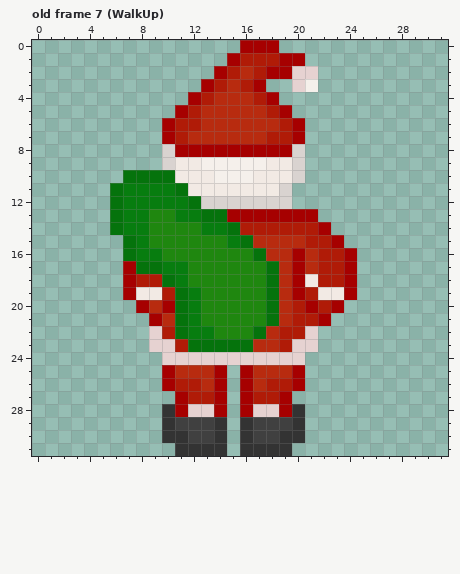
Two states of a pixel-art file, Player/PlayerSprite/sneaky_walk.aseprite. Above: the version before the commit.
32x32 pixels, 24 frames. Colours within 5 levels of each other are drawn and written as one. Shown: old frame 7 (WalkUp). The commit also changed other frames, which this record leaves out.
After the commit:
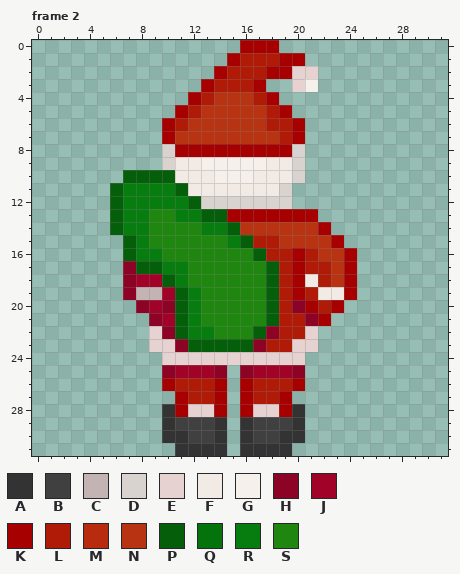
Palette (. is transparent): A #333333  B #404040  C #c4b3b3  D #d9d3d0  E #e6d2d1  F #f2eae4  G #f5f0eb  H #8c0325  J #a10328  K #a60000  L #b01b07  M #b82b0f  N #b83312  P #055e09  Q #05730c  R #077d0f  S #1f870f
A new or re-ordered frame is compared with the old frame closest to it.
The commit says: santa animation implemented cleaned santa walk animations
Edits made:
frames re-ordered
Frame 2 against old frame 7 (WalkUp):
y 2: x 16 M -> L
y 3: x 15 M -> L
y 4: x 14..16 MMM -> NNN
y 5: x 13..17 MMMMM -> NNNNN
y 6: x 12..18 LMMMMMM -> NNNNNNL
y 7: x 11..18 LMMMMMML -> NNNNNNNN
y 10: x 7..10 QQQQ -> PPPP
y 11: x 6 Q -> P; x 11 Q -> P
y 12: x 6 Q -> P; x 12 Q -> P
y 13: x 6 Q -> P; x 13..14 QQ -> PP
y 14: x 6 Q -> P; x 15..21 QLLLLLL -> PNNNNNN
y 15: x 7 Q -> P; x 16..22 QMMMMLL -> PLLNNNN
y 16: x 7 Q -> P; x 17..19 QMM -> PLL; x 21..23 MLL -> LNN
y 17: x 7..9 KQQ -> HPP; x 18..19 QM -> PL; x 21 M -> L; x 23 L -> N
y 18: x 7..10 KLLQ -> HJJP; x 18..19 QM -> PL; x 23 L -> N
y 19: x 7..11 KFFLQ -> HCCJP; x 18..19 QM -> PL
y 20: x 8..11 KMKQ -> HJHP; x 18..20 QML -> PLH
y 21: x 9..11 KMQ -> HJP; x 18..19 QM -> PL; x 21 L -> H
y 22: x 10..11 LQ -> HP; x 17..18 QM -> PH
y 23: x 11..18 LQQQQQMM -> HPPPPPHL
y 25: x 10..14 KMMMK -> HJJJH; x 16..20 KMMMK -> HJJJH
y 26: x 13 M -> L; x 17 M -> L
Boxes around the changes in both pictures, in picture pixels (x1, y1, x2, y2):
changed: (110, 66, 344, 391)
